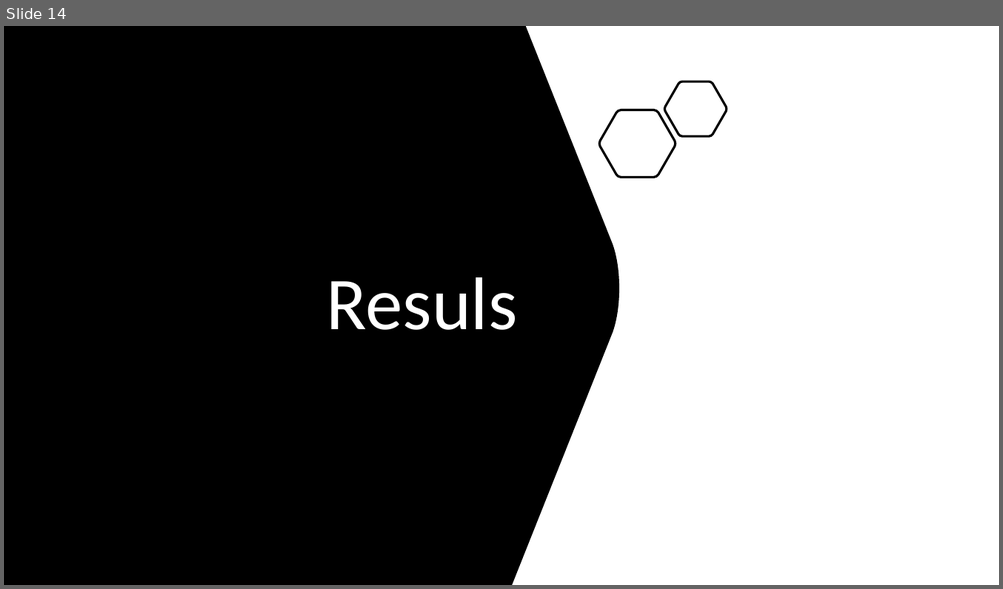
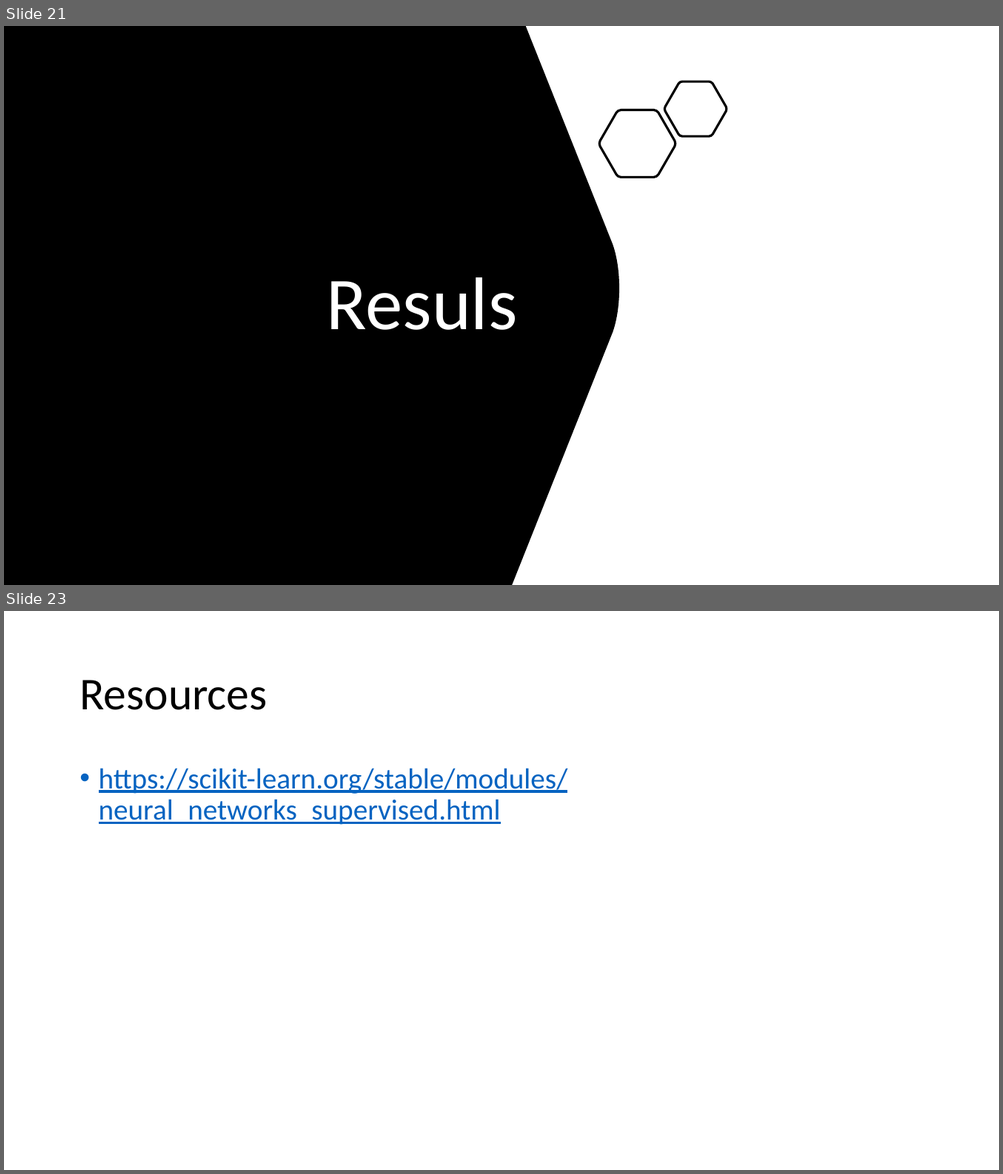
Before and after one commit to yl5741/ML-Proj, a slide deck: Heart Attack Analysis.pptx. Shown one above the other, each under a label of ours: slide 14 before the commit, slides 21 and 23 after it; the slides between them are not shown. The pictures are 1003x589 and 1003x1174 pixels, drawn with LibreOffice and Linux fonts; fonts in the diff are those of the drawing. Boxes give left, top, right and bottom in pixels: in the first picture for what was removed or moved away, otherwise in the second. Text is boxed around its words. In the diff, an @@ line names an element or a change of style, - is before the commit and + after.

```diff
--- a/Heart Attack Analysis.pptx
+++ b/Heart Attack Analysis.pptx
@@ slide 23 added at box(4, 611, 999, 1170), background #FFFFFF @@
@@ title added at box(79, 680, 267, 710), 44 pt, text #000000 @@
+Resources
@@ text added at box(99, 768, 568, 825), 28 pt, text #0563C1, underline @@
+• https://scikit-learn.org/stable/modules/neural_networks_supervised.html
@@ what was slide 14 is now slide 21 @@
```
Also in this commit, not shown: 5 slides changed, 9 other slides added, 3 slides removed.
